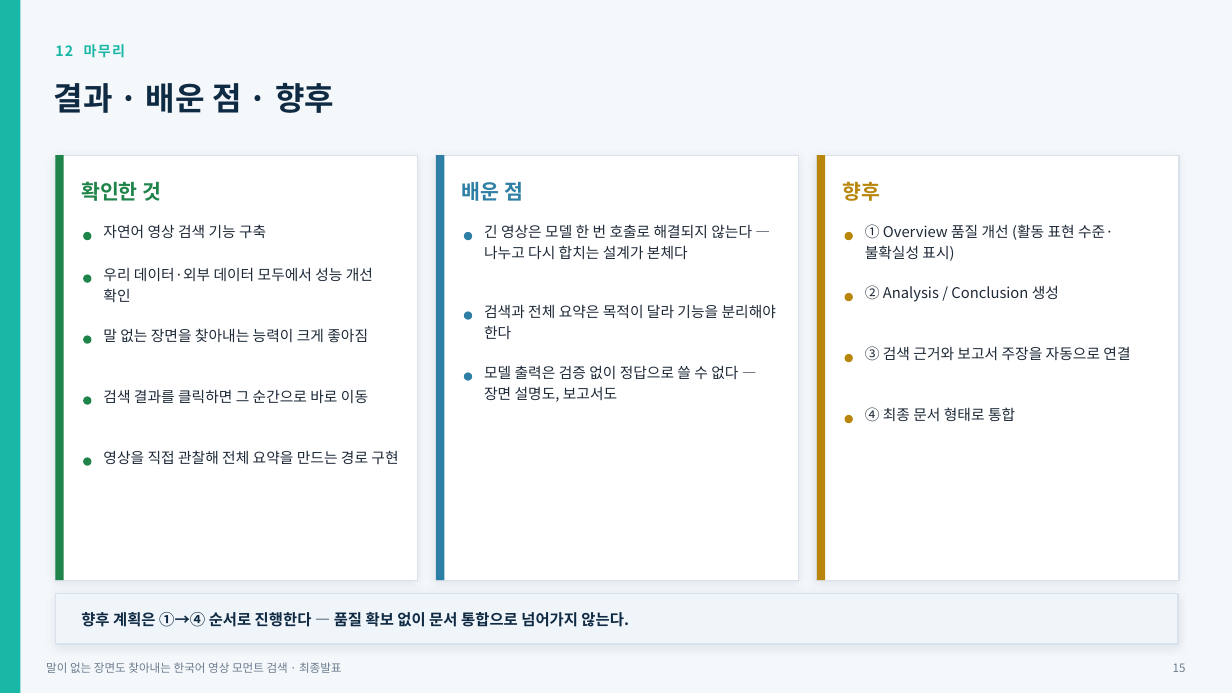
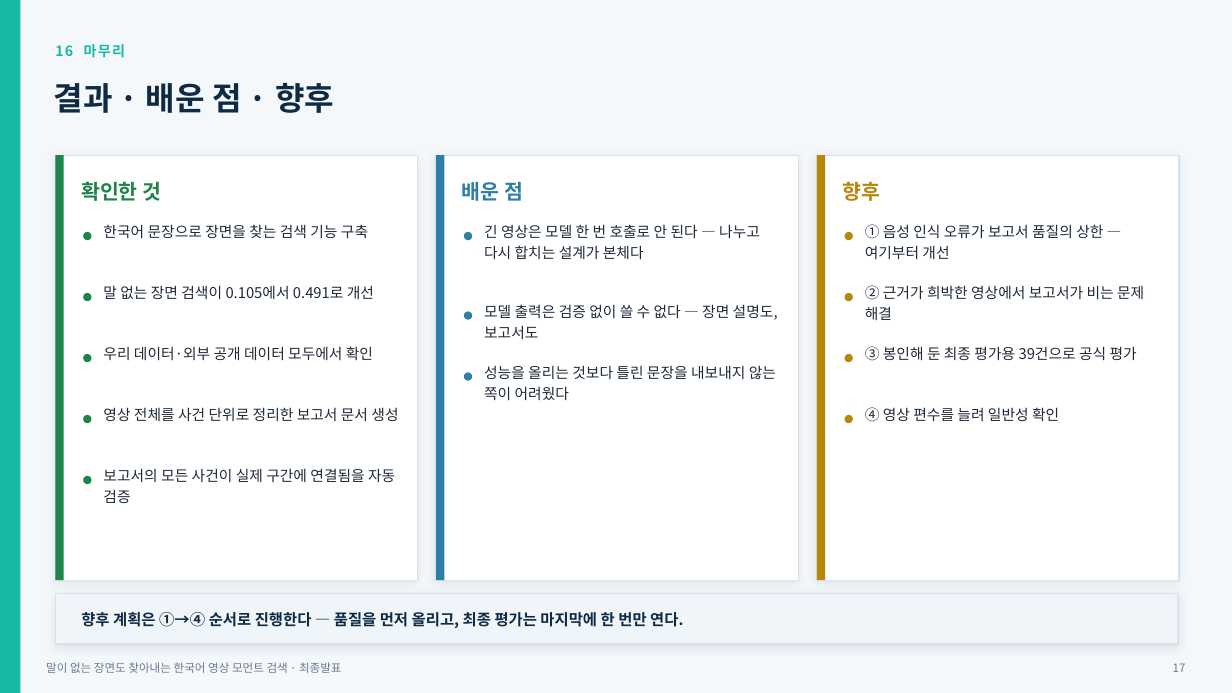
Before and after one commit to jds6511-hash/jds-prj, a slide deck: slide 17 of docs/final_presentation.pptx (slide 15 before the commit). Drawn at 1232x693 pixels with LibreOffice and Linux fonts; fonts in the diff are those of the drawing. Boxes give left, top, right and bottom in pixels: in the first picture for what was removed or moved away, otherwise in the second. Text is boxed around its words. In the diff, an @@ line names an element or a change of style, - is before the commit and + after.

```diff
--- a/docs/final_presentation.pptx
+++ b/docs/final_presentation.pptx
@@ text at (55,44,126,58): text changed @@
-12 마무리
+16 마무리
@@ text at (103,224,368,238): text changed @@
-자연어 영상 검색 기능 구축
+한국어 문장으로 장면을 찾는 검색 기능 구축
@@ text at (484,224,760,259): text changed @@
-긴 영상은 모델 한 번 호출로 해결되지 않는다 — 나누고 다시 합치는 설계가 본체다
+긴 영상은 모델 한 번 호출로 안 된다 — 나누고 다시 합치는 설계가 본체다
@@ text at (865,224,1103,259): text changed @@
-① Overview 품질 개선 (활동 표현 수준·불확실성 표시)
+① 음성 인식 오류가 보고서 품질의 상한 — 여기부터 개선
@@ text at (103,285,374,299): text changed @@
-말 없는 장면을 찾아내는 능력이 크게 좋아짐
+말 없는 장면 검색이 0.105에서 0.491로 개선
@@ text at (865,285,1144,320): text changed @@
-② Analysis / Conclusion 생성
+② 근거가 희박한 영상에서 보고서가 비는 문제 해결
@@ text at (484,304,778,339): text changed @@
-모델 출력은 검증 없이 정답으로 쓸 수 없다 — 장면 설명도, 보고서도
+모델 출력은 검증 없이 쓸 수 없다 — 장면 설명도, 보고서도
@@ text removed at (484,304,776,339) @@
-검색과 전체 요약은 목적이 달라 기능을 분리해야 한다
@@ text at (103,346,373,360): text changed @@
-우리 데이터·외부 데이터 모두에서 성능 개선 확인
+우리 데이터·외부 공개 데이터 모두에서 확인
@@ text at (865,346,1137,361): text changed @@
-③ 검색 근거와 보고서 주장을 자동으로 연결
+③ 봉인해 둔 최종 평가용 39건으로 공식 평가
@@ text added at (484,365,776,400), 11.5 pt, text #1E2A38 @@
+성능을 올리는 것보다 틀린 문장을 내보내지 않는 쪽이 어려웠다
@@ text at (103,407,398,421): text changed @@
-검색 결과를 클릭하면 그 순간으로 바로 이동
+영상 전체를 사건 단위로 정리한 보고서 문서 생성
@@ text at (865,407,1059,422): text changed @@
-④ 최종 문서 형태로 통합
+④ 영상 편수를 늘려 일반성 확인
@@ 4 ellipses: place and size @@
-4 ellipses at (83,274,91,466)
+4 ellipses at (83,293,91,484)
@@ text at (103,468,395,503): text changed @@
-영상을 직접 관찰해 전체 요약을 만드는 경로 구현
+보고서의 모든 사건이 실제 구간에 연결됨을 자동 검증
@@ text at (81,609,683,629): text changed @@
-향후 계획은 ①→④ 순서로 진행한다 — 품질 확보 없이 문서 통합으로 넘어가지 않는다.
+향후 계획은 ①→④ 순서로 진행한다 — 품질을 먼저 올리고, 최종 평가는 마지막에 한 번만 연다.
@@ text at (1173,663,1186,672): text changed @@
-15
+17
```
Also in this commit, not shown: 9 other slides changed, 7 slides added, 5 slides removed, 47 other files.
